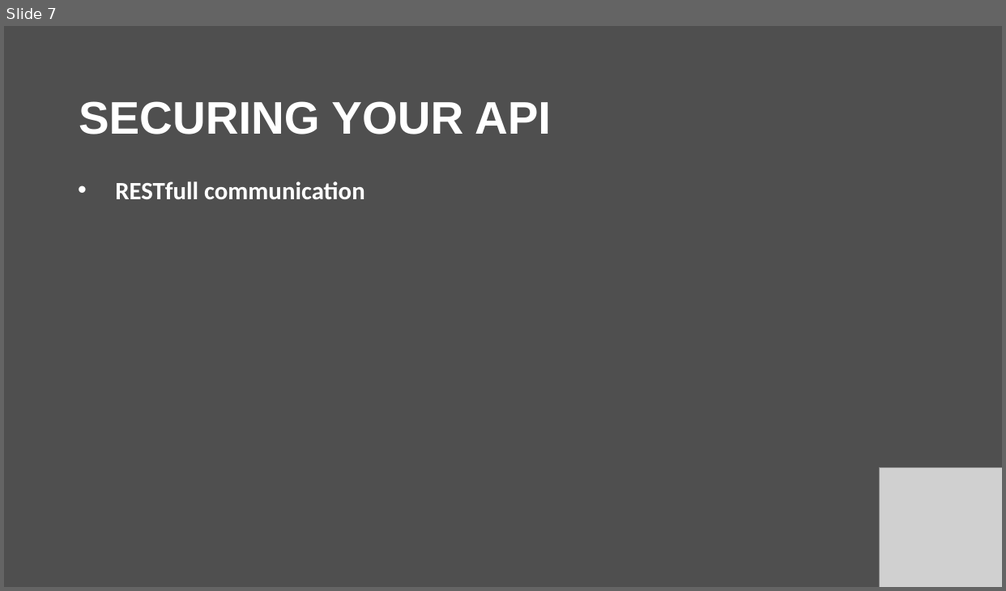
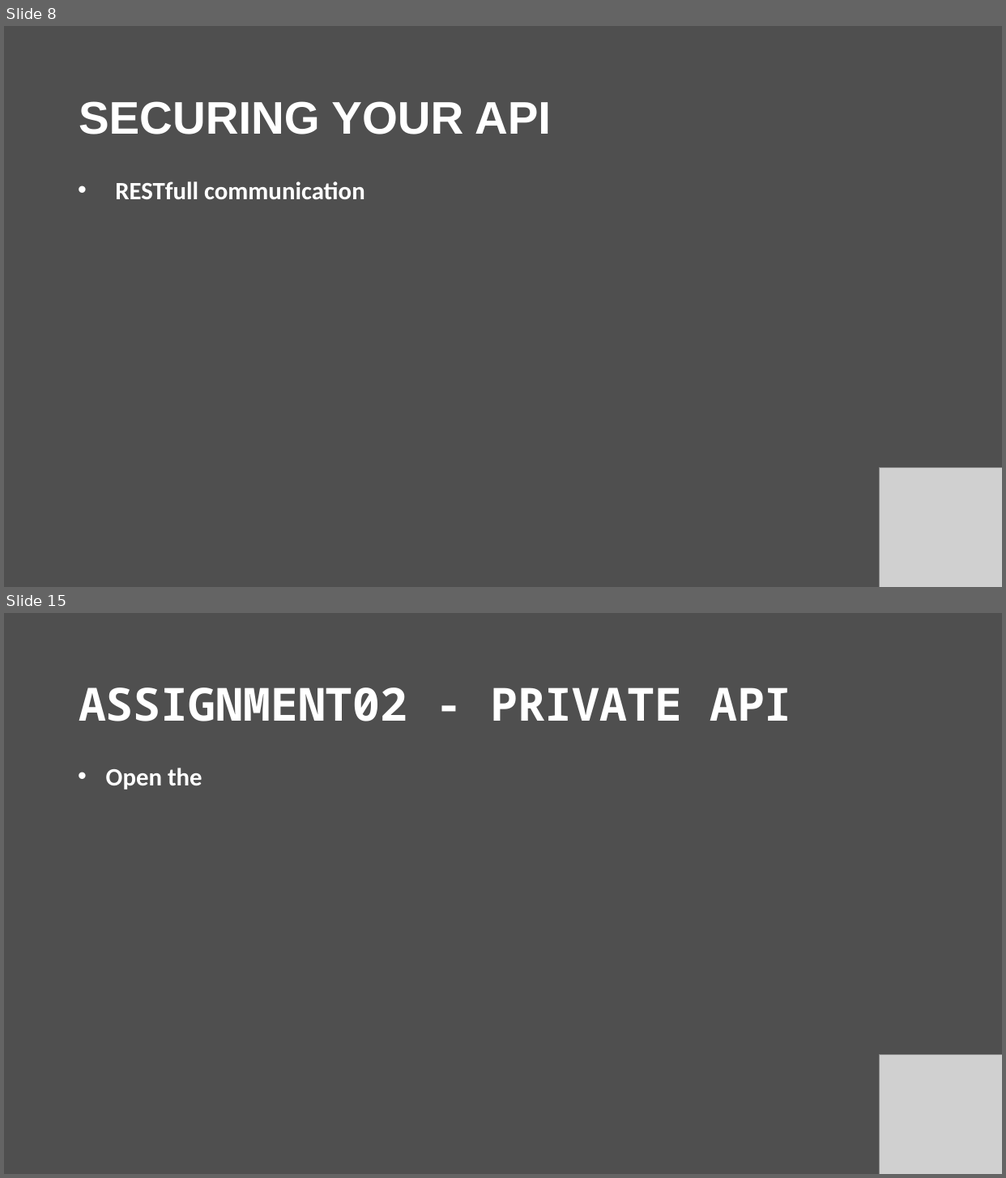
Before and after one commit to muratcanozdemir/python_api, a slide deck: presentation_python_API.pptx. Shown one above the other, each under a label of ours: slide 7 before the commit, slides 8 and 15 after it; the slides between them are not shown. The pictures are 1006x591 and 1006x1178 pixels, drawn with LibreOffice and Linux fonts; fonts in the diff are those of the drawing; grey boxes stand for pictures. Boxes give left, top, right and bottom in pixels: in the first picture for what was removed or moved away, otherwise in the second. Text is boxed around its words. In the diff, an @@ line names an element or a change of style, - is before the commit and + after.

```diff
--- a/presentation_python_API.pptx
+++ b/presentation_python_API.pptx
@@ slide 15 added at [4,613,1002,1174], background #000000 at 69% opacity @@
@@ title added at [79,688,792,722], 44 pt, text #FFFFFF, bold @@
+ASSIGNMENT02 - PRIVATE API
@@ text added at [106,768,202,790], 24 pt, text #FFFFFF, bold @@
+• Open the
@@ picture added at [879,1055,1002,1174] @@
@@ what was slide 7 is now slide 8 @@
```
Also in this commit, not shown: 3 slides changed, 7 other slides added, 15 other files.
